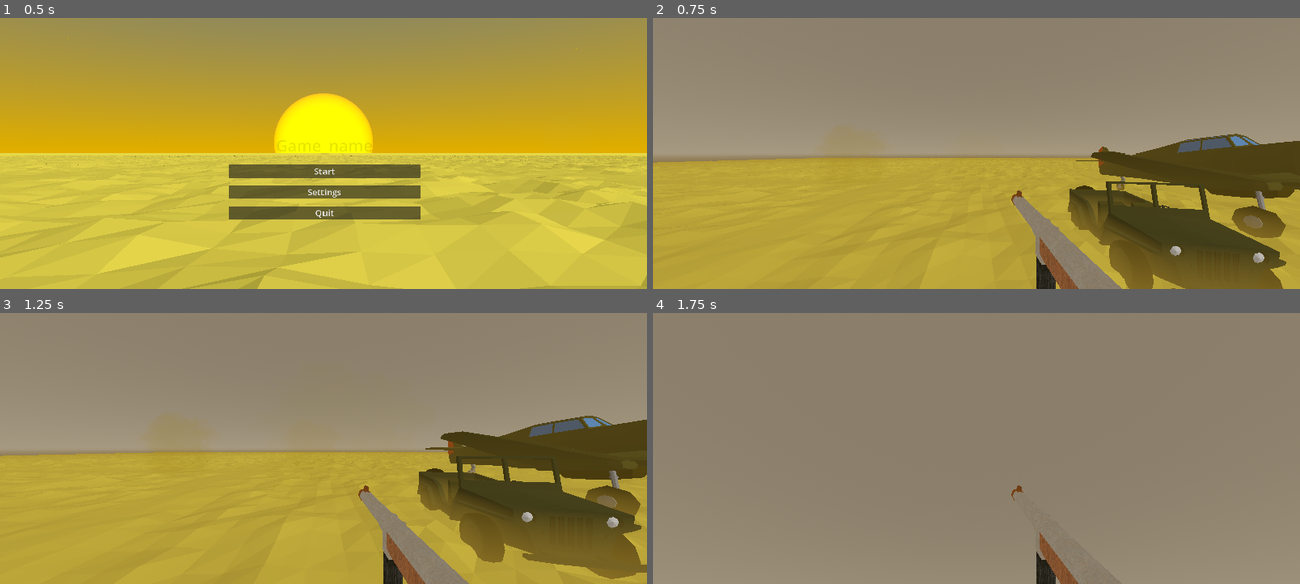
Above: before the commit, frames 1-4 (two rows, left to right).
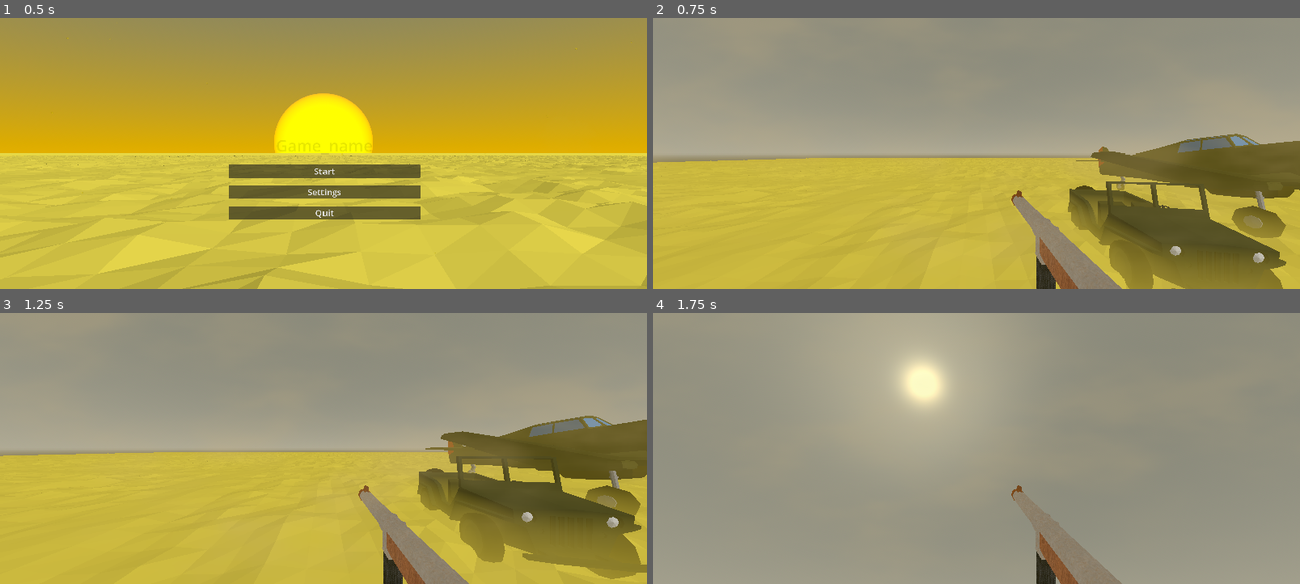
Above: after the commit, the same moments.

Repository: dinazaber/Desolate-Delivery
Game: Godot game, scene res://Scenes/MainMenu.tscn
Same seed, same stepped clock (60 frames per second), same inputs: the game is played once before the commit and once after it.
Inputs (mouse positions are in pixels of both pictures, inside the frame that each line leads up to):
- Up to frame 1 (0.5 s): no input
- Up to frame 2 (0.75 s): click "Start" at 0.5 s
- Up to frame 3 (1.25 s): no input
- Up to frame 4 (1.75 s): tap Enter at 1.25 s; move the mouse to (1118, 434) at 1.27 s; tap A (A) at 1.35 s; click (1118, 434) at 1.42 s; tap D (D) at 1.55 s

Frame 1 is identical in both runs. In frame 2, 9.4% of the frame differs, in the area x 0-100%, y 39-100%; in frame 3, 12%; in frame 4, 24%, in the area x 12-60%, y 0-69%.

Commit message:
Updated sand storm

Diff:
--- a/Scenes/AirBase.tscn
+++ b/Scenes/AirBase.tscn
@@ -6,7 +6,7 @@
 [ext_resource type="PackedScene" uid="uid://syntm5qccbh2" path="res://Scenes/Enemy.tscn" id="4_socb2"]
 [ext_resource type="Shader" uid="uid://bog2d5u5vhtmo" path="res://Shaders/Flag.gdshader" id="5_dj3pt"]
 [ext_resource type="Texture2D" uid="uid://c66pm4mbkxy6n" path="res://assets/Textures/Architecture/Flag.png" id="6_4x86n"]
-[ext_resource type="Shader" uid="uid://5sxuhqjwtd51" path="res://Shaders/MainShader.gdshader" id="6_dxaf4"]
+[ext_resource type="Shader" uid="uid://5sxuhqjwtd51" path="res://Shaders/SandHaze.gdshader" id="6_dxaf4"]
 [ext_resource type="Texture2D" uid="uid://dye1bkkxqrpse" path="res://assets/Textures/Architecture/HangarDoor.png" id="7_pxegc"]
 [ext_resource type="ArrayMesh" uid="uid://bmkmwinug1o1i" path="res://assets/Meshes/Objects/Boat1.mesh" id="7_y76lv"]
 [ext_resource type="ArrayMesh" uid="uid://dxoddmwgtq2gq" path="res://assets/Meshes/Objects/Car1.mesh" id="8_cux0m"]
--- a/Scenes/test.tscn
+++ b/Scenes/test.tscn
@@ -9,6 +9,7 @@
 [ext_resource type="ArrayMesh" uid="uid://7ho7ltov0iyb" path="res://assets/Meshes/Objects/Car3.mesh" id="8_0c07c"]
 [ext_resource type="Script" uid="uid://cfwmt6vc7y70h" path="res://addons/MetaMultimeshInstance3D/src/MetaMultimeshInstance3D.gd" id="8_2cgwh"]
 [ext_resource type="Texture2D" uid="uid://dayne5ld0pqyg" path="res://assets/Textures/Shadows/JeepShadow.png" id="8_iaow0"]
+[ext_resource type="Shader" uid="uid://no1jy7cyw0an" path="res://Shaders/MainMenu.gdshader" id="10_iaow0"]
 
 [sub_resource type="ProceduralSkyMaterial" id="ProceduralSkyMaterial_5wyu1"]
 
@@ -29,9 +30,10 @@
 sdfgi_cascades = 1
 sdfgi_y_scale = 0
 fog_enabled = true
-fog_light_color = Color(0.65614915, 0.53532594, 0.18168005, 1)
+fog_light_color = Color(0.77, 0.687995, 0.22330001, 1)
+fog_sun_scatter = 0.25
 fog_density = 0.02
-fog_sky_affect = 0.5
+fog_sky_affect = 0.3
 fog_height = 1.0
 fog_height_density = 1.0
 volumetric_fog_albedo = Color(0.9083146, 0.86870986, 0.5665593, 1)
@@ -52,7 +54,7 @@
 emission_box_extents = Vector3(4, 4, 4)
 angle_min = 1.0728835e-05
 angle_max = 1.0728835e-05
-gravity = Vector3(0, 0, -1)
+gravity = Vector3(0, 0, -0.5)
 scale_min = 0.39999998
 scale_max = 3.0
 scale_over_velocity_max = 1.0
@@ -87,25 +89,60 @@
 mesh = ExtResource("7_0c07c")
 buffer = PackedFloat32Array(-4, -6.039832e-07, 0, 0, 6.039832e-07, -4, 0, -1, 0, 0, 4, 0, -4, -6.039832e-07, 0, 0, 6.03 …(6172 unchanged characters)…
 
+[sub_resource type="FastNoiseLite" id="FastNoiseLite_qpfo2"]
+noise_type = 4
+fractal_type = 2
+domain_warp_type = 1
+
+[sub_resource type="NoiseTexture2D" id="NoiseTexture2D_yb21e"]
+generate_mipmaps = false
+noise = SubResource("FastNoiseLite_qpfo2")
+seamless = true
+
+[sub_resource type="FastNoiseLite" id="FastNoiseLite_aees8"]
+frequency = 0.05
+
+[sub_resource type="NoiseTexture2D" id="NoiseTexture2D_mie3u"]
+width = 64
+height = 64
+generate_mipmaps = false
+noise = SubResource("FastNoiseLite_aees8")
+seamless = true
+seamless_blend_skirt = 1.0
+
+[sub_resource type="ShaderMaterial" id="ShaderMaterial_0qy5o"]
+shader = ExtResource("10_iaow0")
+shader_parameter/noise_img_fast = SubResource("NoiseTexture2D_yb21e")
+shader_parameter/noise_img_slow = SubResource("NoiseTexture2D_mie3u")
+shader_parameter/dust_color = Color(0.8, 0.7, 0.5, 0.5)
+shader_parameter/total_opacity = 0.50000002375
+shader_parameter/speed_fast = Vector2(0.05, 0.02)
+shader_parameter/speed_slow = Vector2(0.04, -0.05)
+shader_parameter/look_angle_factor = 1.0
+shader_parameter/density_fast = 0.25
+shader_parameter/density_slow = 1.25
+
 [node name="Node" type="Node" unique_id=310413080]
 
 [node name="DirectionalLight3D" type="DirectionalLight3D" parent="." unique_id=1254300921]
-transform = Transform3D(1, 0, 0, 0, -4.371139e-08, 1, 0, -1, -4.371139e-08, -6.651168, 8.92315, 0)
-visible = false
-light_angular_distance = 10.0
-shadow_enabled = true
+transform = Transform3D(0.8860661, 2.0262807e-08, -0.46355897, 0.46355897, -3.8731176e-08, 0.8860661, 0, -1, -4.371139e-08, -6.651168, 8.92315, 0)
+light_color = Color(0.92, 0.85866666, 0.69, 1)
+light_energy = 1.2
+light_angular_distance = 3.0
 shadow_blur = 3.0
 
 [node name="WorldEnvironment" type="WorldEnvironment" parent="." unique_id=493655703]
 environment = SubResource("Environment_ys1qc")
 
-[node name="Player" parent="." unique_id=1941692924 instance=ExtResource("2_8od7v")]
+[node name="Player" parent="." unique_id=1941692924 node_paths=PackedStringArray("screenEffect") instance=ExtResource("2_8od7v")]
 transform = Transform3D(0.8183203, 0, -0.57476246, 0, 1, 0, 0.57476246, 0, 0.8183203, -3.9721003, 1.7755189, -3.147481)
+screenEffect = NodePath("../SandHaze")
 
 [node name="GPUParticles3D" type="GPUParticles3D" parent="Player" unique_id=879812985]
-transform = Transform3D(2.0000005, 0, -5.9604645e-08, 0, 1, 0, 5.9604645e-08, 0, 2.0000005, 8.5, -0.28791666, 1.1920929e-07)
+transform = Transform3D(1.0000001, 0, 0, 0, 1, 0, 0, 0, 1.0000001, 5, -0.288, 0)
+visible = false
 amount = 10
-lifetime = 5.0
+lifetime = 3.0
 preprocess = 2.0
 fixed_fps = 5
 process_material = SubResource("ParticleProcessMaterial_qpfo2")
@@ -127,6 +164,7 @@
 
 [node name="Decal" type="Decal" parent="StaticBody3D/Plane" unique_id=2097765076]
 transform = Transform3D(0.99985224, 0, 0, 0, 0.99985224, 0, 0, 0, 0.9999995, 0.61929345, -1.2325033, 0.08844042)
+visible = false
 size = Vector3(10.26, 1, 10.177)
 texture_albedo = ExtResource("4_0c07c")
 albedo_mix = 0.5
@@ -159,3 +197,9 @@
 upper_fade = 0.0
 lower_fade = 0.0
 cull_mask = 1048574
+
+[node name="SandHaze" type="ColorRect" parent="." unique_id=1103963715]
+material = SubResource("ShaderMaterial_0qy5o")
+offset_right = 3440.0
+offset_bottom = 1440.0
+mouse_filter = 2
--- a/Scripts/Player.gd
+++ b/Scripts/Player.gd
@@ -6,8 +6,7 @@
 const headAmp = 0.08
 var headTime = 0.0
 @onready var camDefHeight = $PlayerCamera.position.y
-@export var sandCamP = "shader_parameter/camera_position"
-@export var sandCamR = "shader_parameter/camera_rotation"
+@export var screenEffect: ColorRect
 
 var speed = 0
 var dash = false
@@ -55,6 +54,13 @@
 		attack = false
 
 
+func updateScreenEffect():
+		var forward = -$PlayerCamera.global_transform.basis.z
+		var horizontal_forward = Vector3(forward.x, 0, forward.z).normalized()
+		var dot = forward.dot(horizontal_forward)
+		var factor = clamp(dot, 0.0, 1.0)
+		screenEffect.material.set("shader_parameter/look_angle_factor", factor)
+
 func _input(event):
 		#if event is InputEventMouseButton:
 		Input.set_mouse_mode(Input.MOUSE_MODE_CAPTURED)
@@ -78,8 +84,7 @@
 
 func _physics_process(delta):
 
-	#$SandHaze.material.set(sandCamP, $PlayerCamera.global_position)
-	#$SandHaze.material.set(sandCamR, $PlayerCamera.global_rotation)
+	if screenEffect!=null: updateScreenEffect()
 
 	cameraDistance = clamp(cameraDistance,15, 45)
 
--- a/Shaders/MainMenu.gdshader
+++ b/Shaders/MainMenu.gdshader
@@ -1,54 +1,35 @@
 shader_type canvas_item;
 
-uniform sampler2D noise_tex : repeat_enable;
-uniform float scroll_speed : hint_range(0.0, 5.0) = 1.5;
-uniform vec2 direction = vec2(1.0, 0.0);
-uniform vec4 sand_color : source_color = vec4(0.8, 0.5, 0.2, 1.0);
-uniform float opacity : hint_range(0.0, 1.0) = 0.25;
-uniform float ground_start : hint_range(0.0, 1.0) = 0.5;
-uniform float fade_range : hint_range(0.0, 1.0) = 0.3;
-uniform float cloud_threshold : hint_range(0.0, 1.0) = 0.4;
-uniform vec2 camera_position = vec2(0.0);
-uniform float camera_rotation = 0.0;
-uniform vec2 texture_scale = vec2(200.0);
-uniform float ground_world_y : hint_range(-2000.0, 2000.0) = 400.0;  // 👈 your ground Y in world space
-uniform float fade_height : hint_range(0.0, 2000.0) = 300.0;          // 👈 how far above ground it fades out
+// Noise Textures
+uniform sampler2D noise_img_fast : repeat_enable, filter_linear;
+uniform sampler2D noise_img_slow : repeat_enable, filter_linear;
+
+uniform vec4 dust_color : source_color = vec4(0.8, 0.7, 0.5, 0.5);
+uniform float total_opacity : hint_range(0.0, 1.0) = 0.5;
+
+// Speeds
+uniform vec2 speed_fast = vec2(0.1, 0.02);
+uniform vec2 speed_slow = vec2(0.04, -0.01);
+
+uniform float look_angle_factor : hint_range(0.0, 1.0) = 1.0;
+
+// Density settings
+uniform float density_fast = 1.0;
+uniform float density_slow = 2.5;
 
 void fragment() {
-    if (UV.y < ground_start) {
-        COLOR = vec4(0.0);
-    }
+    vec2 uv_fast = UV * density_fast + (TIME * speed_fast);
+    vec2 uv_slow = UV * density_slow + (TIME * speed_slow);
 
-    // How far above the ground the camera is
-    float height_above_ground = ground_world_y - camera_position.y;  // in Godot Y flips so this works
+    float n_fast = texture(noise_img_fast, uv_fast).r;
+    float n_slow = texture(noise_img_slow, uv_slow).r;
 
-    // Fade out the whole effect as camera moves above ground level
-    float height_fade = 1.0 - smoothstep(0.0, fade_height, height_above_ground);
+    float final_noise = (n_fast * n_fast) * n_slow;
 
-    // Early exit if fully faded
-    if (height_fade <= 0.0) {
-        COLOR = vec4(0.0);
-    }
+    final_noise = smoothstep(0.1, 0.6, final_noise);
 
-    float s = sin(-camera_rotation);
-    float c = cos(-camera_rotation);
-    vec2 rotated_uv = vec2(
-        UV.x * c - UV.y * s,
-        UV.x * s + UV.y * c
-    );
+    vec4 final_color = dust_color;
+    final_color.a *= final_noise * total_opacity * look_angle_factor;
 
-    vec2 world_uv = rotated_uv + camera_position / texture_scale;
-    vec2 offset = normalize(direction) * TIME * scroll_speed;
-
-    vec2 uv_large = fract(world_uv * 2.0 + offset);
-    float noise_large = texture(noise_tex, uv_large).r;
-
-    vec2 uv_small = fract(world_uv * 5.0 + offset * 1.3);
-    float noise_small = texture(noise_tex, uv_small).r;
-
-    float combined = noise_large * noise_small;
-    float clouds = smoothstep(cloud_threshold, cloud_threshold + 0.3, combined);
-    float fade = smoothstep(0.0, fade_range, UV.y - ground_start);
-
-    COLOR = vec4(sand_color.rgb, clouds * opacity * fade * height_fade);
+    COLOR = final_color;
 }
Renamed: Shaders/MainShader.gdshader -> Shaders/SandHaze.gdshader
Renamed: Shaders/MainShader.gdshader.uid -> Shaders/SandHaze.gdshader.uid
Not shown, changed: assets/Materials/Rust.material.depren
Not shown, added: assets/Meshes/Architecture/Barrack.mesh.depren
Not shown, added: assets/Meshes/Architecture/CommandCenter.mesh.depren
Not shown, added: assets/Meshes/Architecture/Hangar1.mesh.depren
Not shown, added: assets/Meshes/Nature/Beach.mesh.depren
Not shown, added: assets/Meshes/Objects/Barrel.mesh.depren
Not shown, added: assets/Meshes/Objects/HangarDoor.mesh.depren
